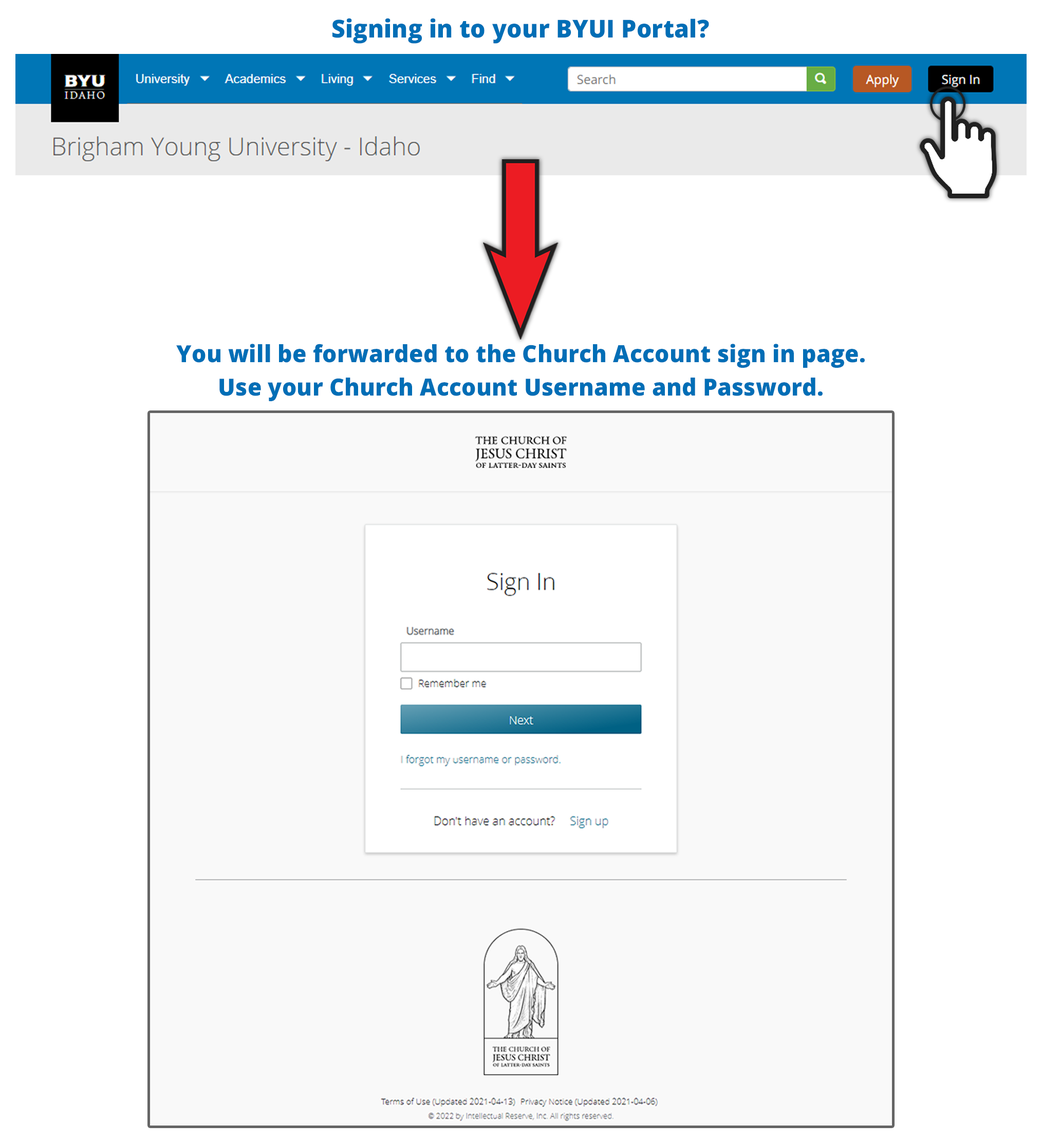
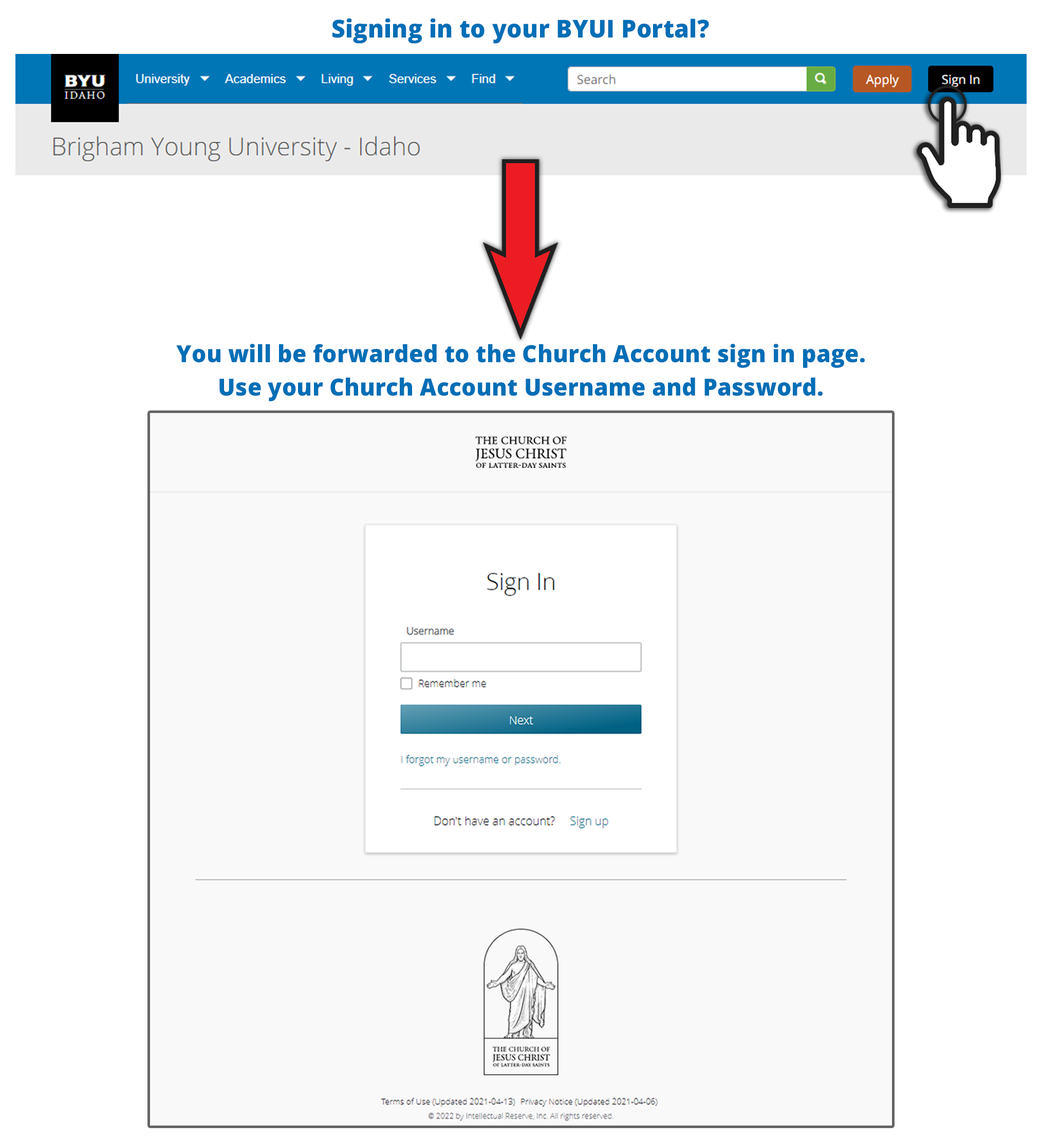
Layer changes from the first 1042 × 1143 image to the second:
painted on "Hand" over [916, 84, 1001, 209]
